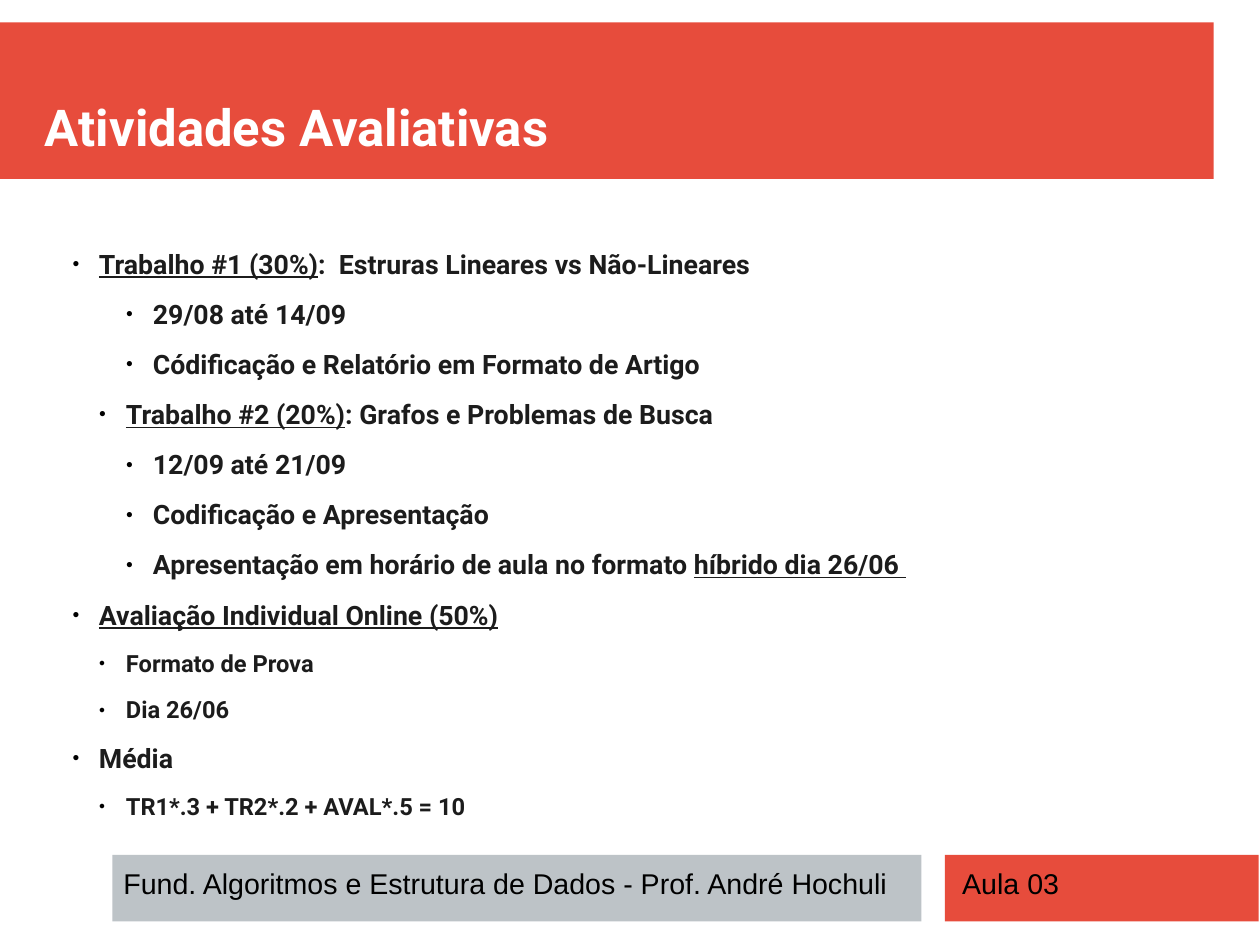
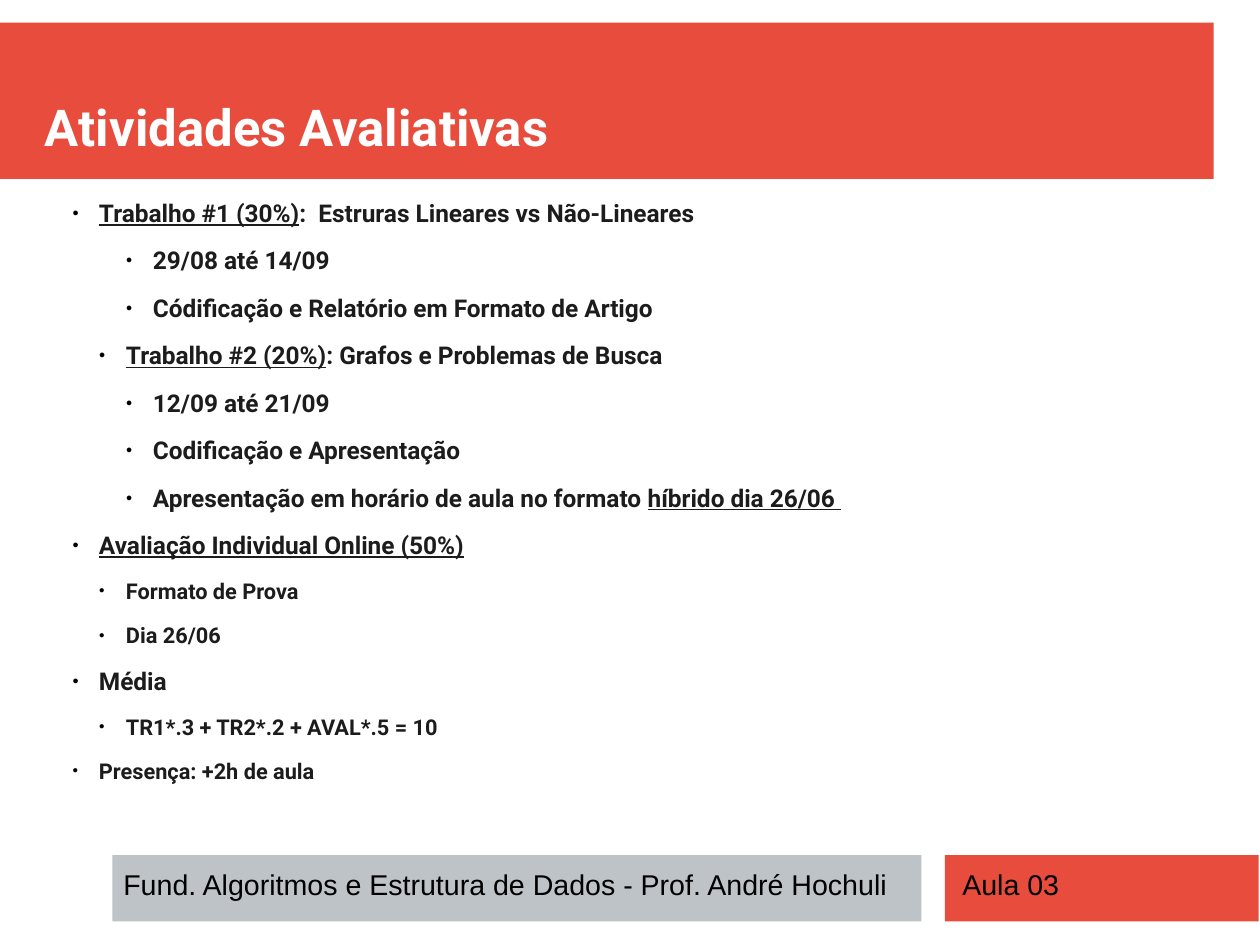
Before and after one commit to andrehochuli/teaching, a slide deck: slide 3 of DataStructuresAndAlgorithms/Lecture 03 - Linked Lists and Hash Table/Lecture 03 - Linked Lists and Hash Table.pptx. Drawn at 1260x945 pixels with LibreOffice and Linux fonts; fonts in the diff are those of the drawing. Boxes give left, top, right and bottom in pixels: in the first picture for what was removed or moved away, otherwise in the second. Text is boxed around its words. In the diff, an @@ line names an element or a change of style, - is before the commit and + after.

```diff
--- a/DataStructuresAndAlgorithms/Lecture 03 - Linked Lists and Hash Table/Lecture 03 - Linked Lists and Hash Table.pptx
+++ b/DataStructuresAndAlgorithms/Lecture 03 - Linked Lists and Hash Table/Lecture 03 - Linked Lists and Hash Table.pptx
@@ text "Trabalho #1 (30%): Estruras Lineares ...": place and size @@
-text "Trabalho #1 (30%): Estruras Lineares ..." at (99,253,899,816)
+text "Trabalho #1 (30%): Estruras Lineares ..." at (99,203,835,784)
@@ text at (99,203,835,736): size 16.8 to 15.4 pt in "Trabalho #1 (30%): Estruras Lineares vs Não-Lineares", "29/08 até 14/09", "Códificação e Relatório em Formato de Artigo", "Trabalho #2 (20%): Grafos e Problemas de ..." and 5 more places; size 14.9 to 13.7 pt in "Formato de Prova", "Dia 26/06", "TR1*.3 + TR2*.2 + AVAL*.5 = 10" @@
@@ text at (99,762,314,784): paragraph added @@
+  ● Presença: +2h de aula
```
Also in this commit, not shown: 1 other file.
